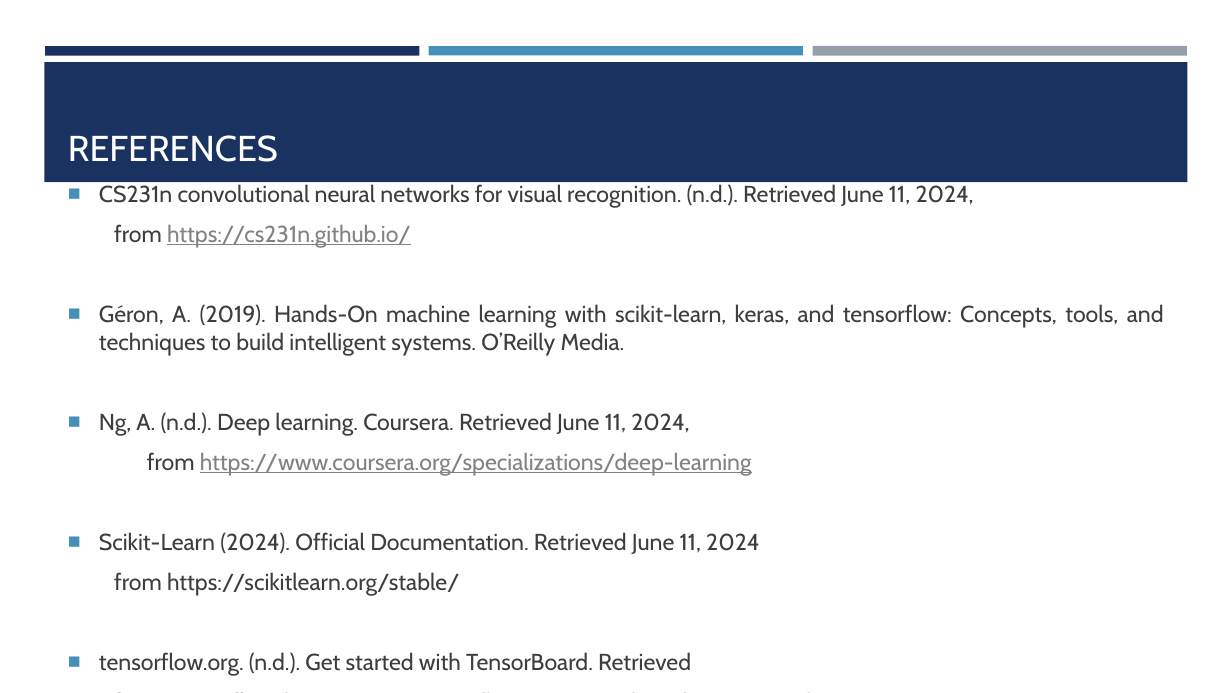
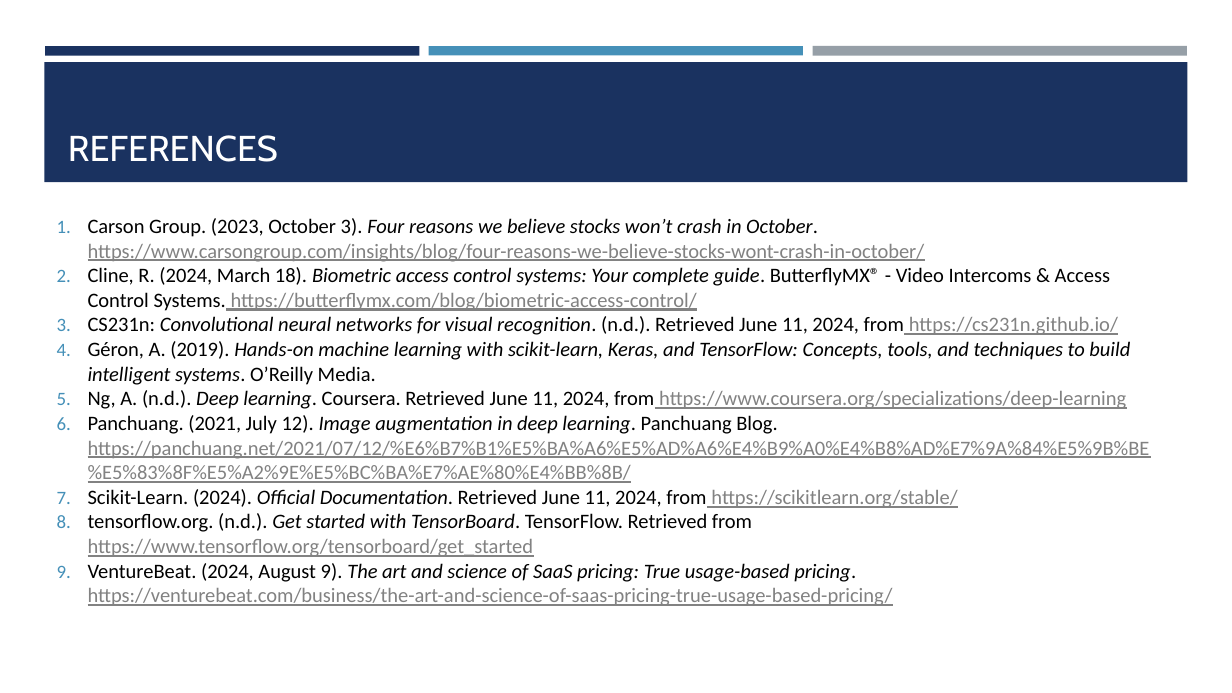
Before and after one commit to kompany04/Capstone_Project, a slide deck: slide 18 of Documents/BDM-3035.pptx (slide 19 before the commit). Drawn at 1232x693 pixels with LibreOffice and Linux fonts; fonts in the diff are those of the drawing. Boxes give left, top, right and bottom in pixels: in the first picture for what was removed or moved away, otherwise in the second. Text is boxed around its words. In the diff, an @@ line names an element or a change of style, - is before the commit and + after.

Commit message:
Updating the presentation

```diff
--- a/Documents/BDM-3035.pptx
+++ b/Documents/BDM-3035.pptx
@@ text at <box>88,218,1150,606</box>: text changed; size 18 to 16 pt; font Cabin to Calibri; text colour #3D3D3D to #000000 @@
-■ CS231n convolutional neural networks for visual recognition. (n.d.). Retrieved June 11, 2024,
-from https://cs231n.github.io/
-■ Géron, A. (2019). Hands-On machine learning with scikit-learn, keras, and tensorflow: Concepts, tools, and techniques to build intelligent systems. O’Reilly Media.
-■ Ng, A. (n.d.). Deep learning. Coursera. Retrieved June 11, 2024,
-  from https://www.coursera.org/specializations/deep-learning
-■ Scikit-Learn (2024). Official Documentation. Retrieved June 11, 2024
-from https://scikitlearn.org/stable/
-■ tensorflow.org. (n.d.). Get started with TensorBoard. Retrieved
-from Tensorflow: https://www.tensorflow.org/tensorboard/get_started
+1. Carson Group. (2023, October 3). Four reasons we believe stocks won’t crash in October. https://www.carsongroup.com/insights/blog/four-reasons-we-believe-stocks-wont-crash-in-october/
+2. Cline, R. (2024, March 18). Biometric access control systems: Your complete guide. ButterflyMX® - Video Intercoms & Access Control Systems. https://butterflymx.com/blog/biometric-access-control/
+3. CS231n: Convolutional neural networks for visual recognition. (n.d.). Retrieved June 11, 2024, from https://cs231n.github.io/
+4. Géron, A. (2019). Hands-on machine learning with scikit-learn, Keras, and TensorFlow: Concepts, tools, and techniques to build intelligent systems. O’Reilly Media.
+5. Ng, A. (n.d.). Deep learning. Coursera. Retrieved June 11, 2024, from https://www.coursera.org/specializations/deep-learning
+6. Panchuang. (2021, July 12). Image augmentation in deep learning. Panchuang Blog. https://panchuang.net/2021/07/12/%E6%B7%B1%E5%BA%A6%E5%AD%A6%E4%B9%A0%E4%B8%AD%E7%9A%84%E5%9B%BE%E5%83%8F%E5%A2%9E%E5%BC%BA%E7%AE%80%E4%BB%8B/
+7. Scikit-Learn. (2024). Official Documentation. Retrieved June 11, 2024, from https://scikitlearn.org/stable/
+8. tensorflow.org. (n.d.). Get started with TensorBoard. TensorFlow. Retrieved from https://www.tensorflow.org/tensorboard/get_started
+9. VentureBeat. (2024, August 9). The art and science of SaaS pricing: True usage-based pricing. https://venturebeat.com/business/the-art-and-science-of-saas-pricing-true-usage-based-pricing/
```
Also in this commit, not shown: 6 other slides changed, 1 slide removed.
